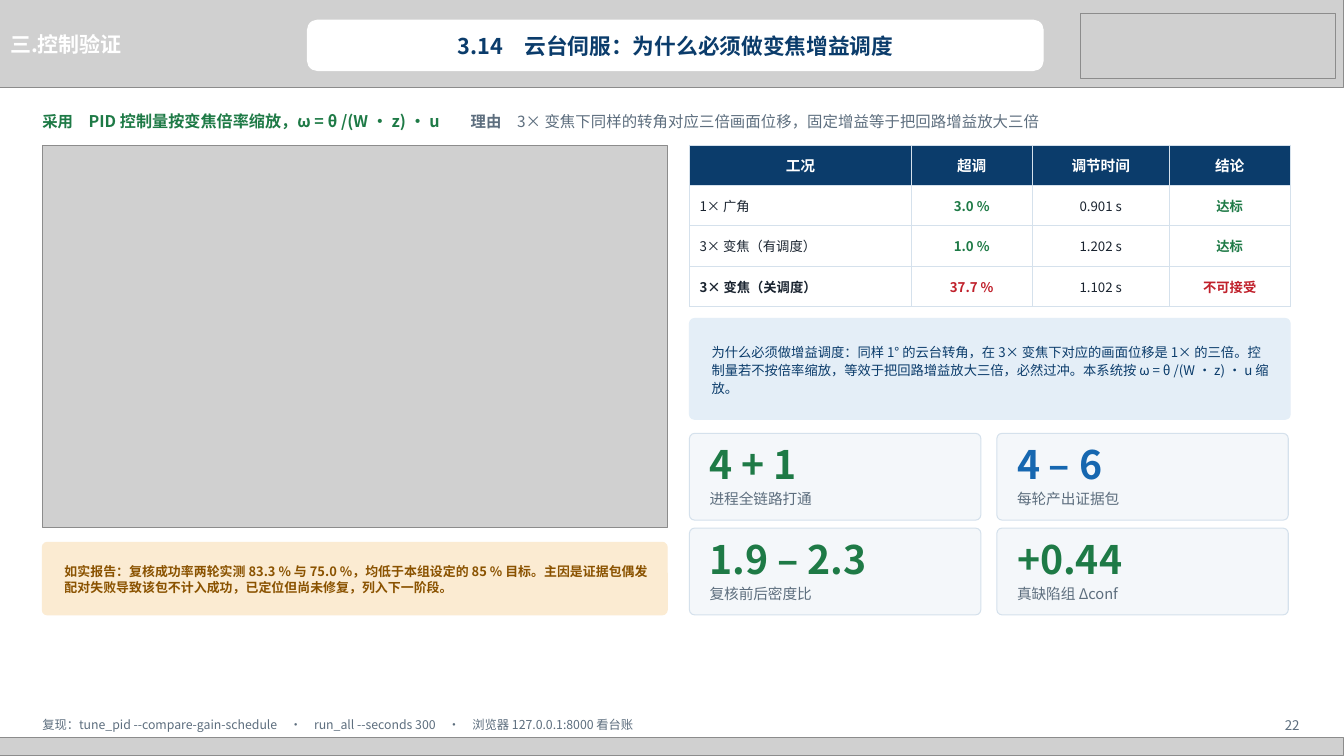
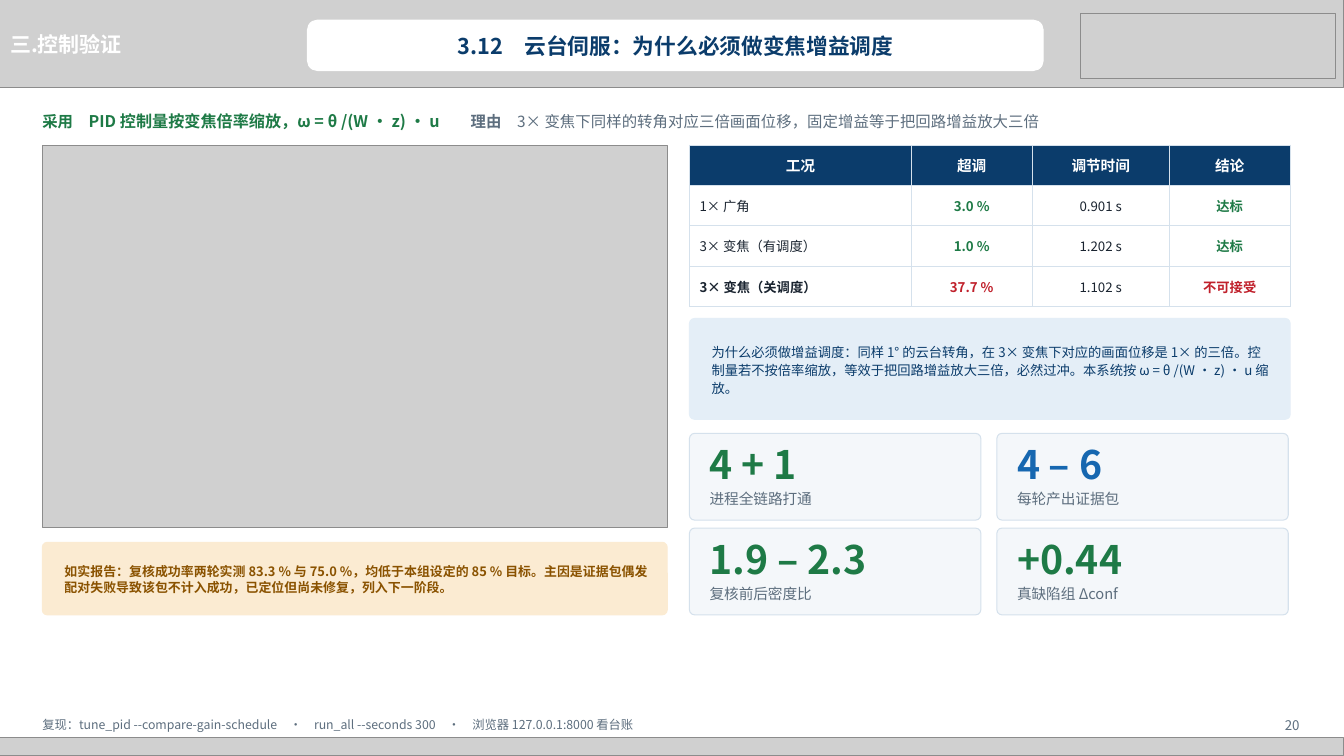
Before and after one commit to heizitalk666/2026summer, a slide deck: slide 20 of deliverables/中期答辩.pptx (slide 22 before the commit). Drawn at 1344x756 pixels with LibreOffice and Linux fonts; fonts in the diff are those of the drawing; grey boxes stand for pictures. Boxes give left, top, right and bottom in pixels: in the first picture for what was removed or moved away, otherwise in the second. Text is boxed around its words. In the diff, an @@ line names an element or a change of style, - is before the commit and + after.

```diff
--- a/deliverables/中期答辩.pptx
+++ b/deliverables/中期答辩.pptx
@@ text at [458,35,893,56]: text changed @@
-3.14 云台伺服：为什么必须做变焦增益调度
+3.12 云台伺服：为什么必须做变焦增益调度
@@ text at [1285,720,1300,730]: text changed @@
-22
+20
```
Also in this commit, not shown: 16 other slides changed, 2 slides removed, 4 other files.
